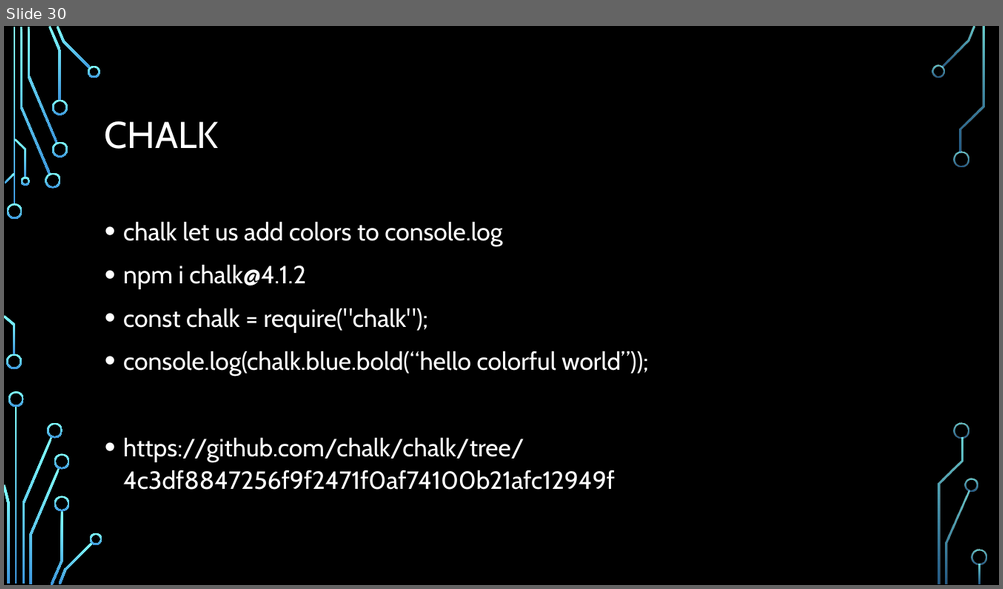
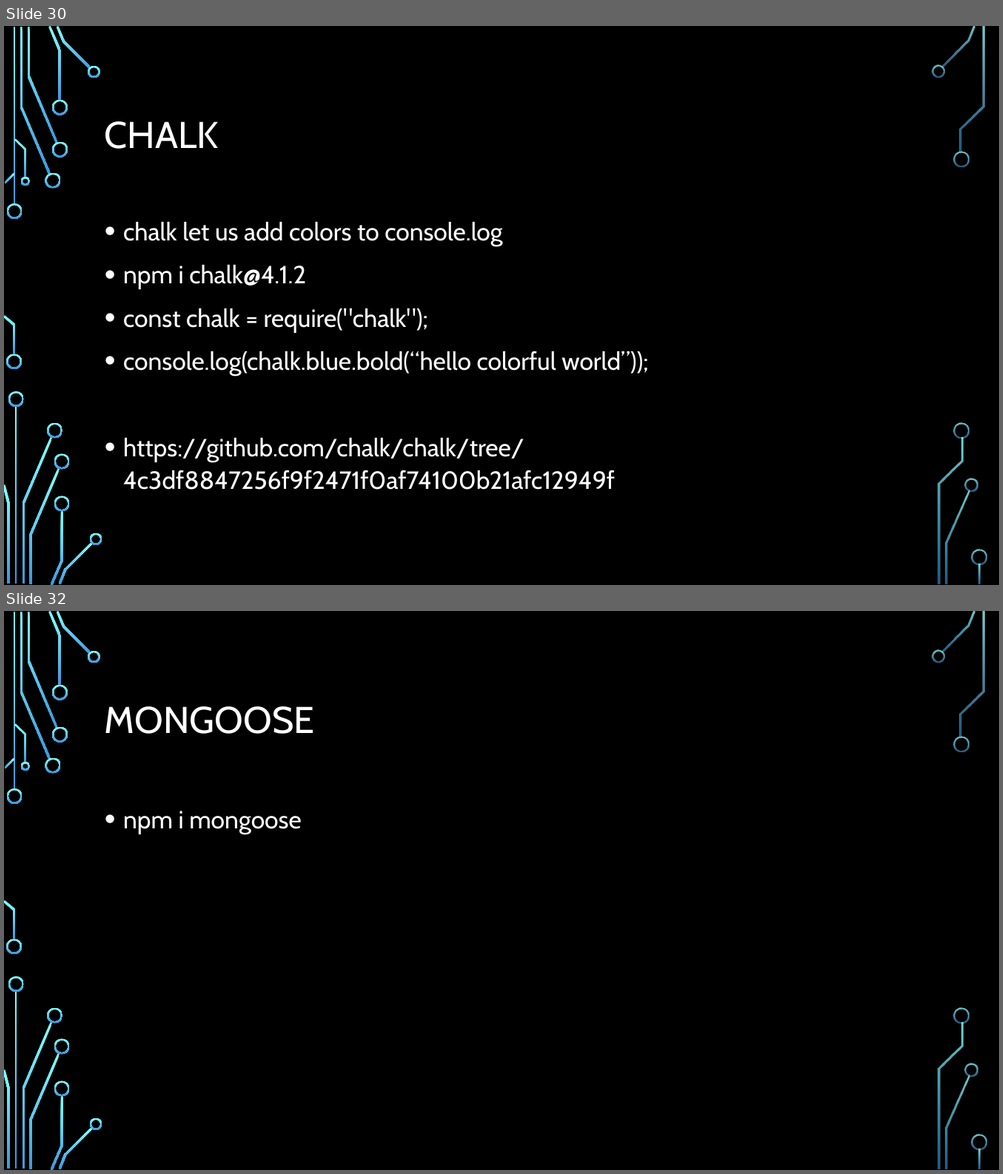
Before and after one commit to Rlss91/hu_morning_nodejs_W011121MR, a slide deck: docs/node js.pptx. Shown one above the other, each under a label of ours: slide 30 before the commit, slides 30 and 32 after it; the slides between them are not shown. The pictures are 1003x589 and 1003x1174 pixels, drawn with LibreOffice and Linux fonts; fonts in the diff are those of the drawing; background and template pictures are left out. Boxes give left, top, right and bottom in pixels: in the first picture for what was removed or moved away, otherwise in the second. Text is boxed around its words. In the diff, an @@ line names an element or a change of style, - is before the commit and + after.

```diff
--- a/docs/node js.pptx
+++ b/docs/node js.pptx
@@ slide 32 added at box(4, 611, 999, 1170), background picture (left out); not listed: 36 template elements that a slide beside it also shows @@
@@ title added at box(105, 706, 314, 734), 36 pt, text #FFFFFF @@
+MONGOOSE
@@ text added at box(123, 811, 301, 834), 24 pt, text #FFFFFF @@
+• npm i mongoose
```
Also in this commit, not shown: 1 other slide added, 6 other files.
